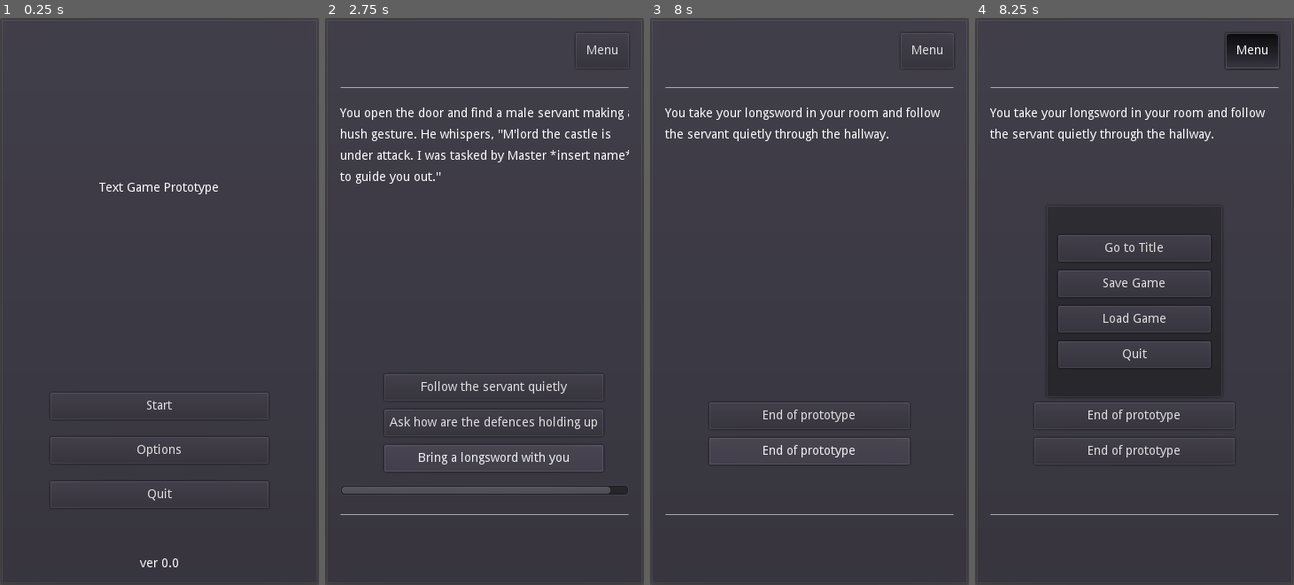
Above: before the commit, frames 1-4 (left to right).
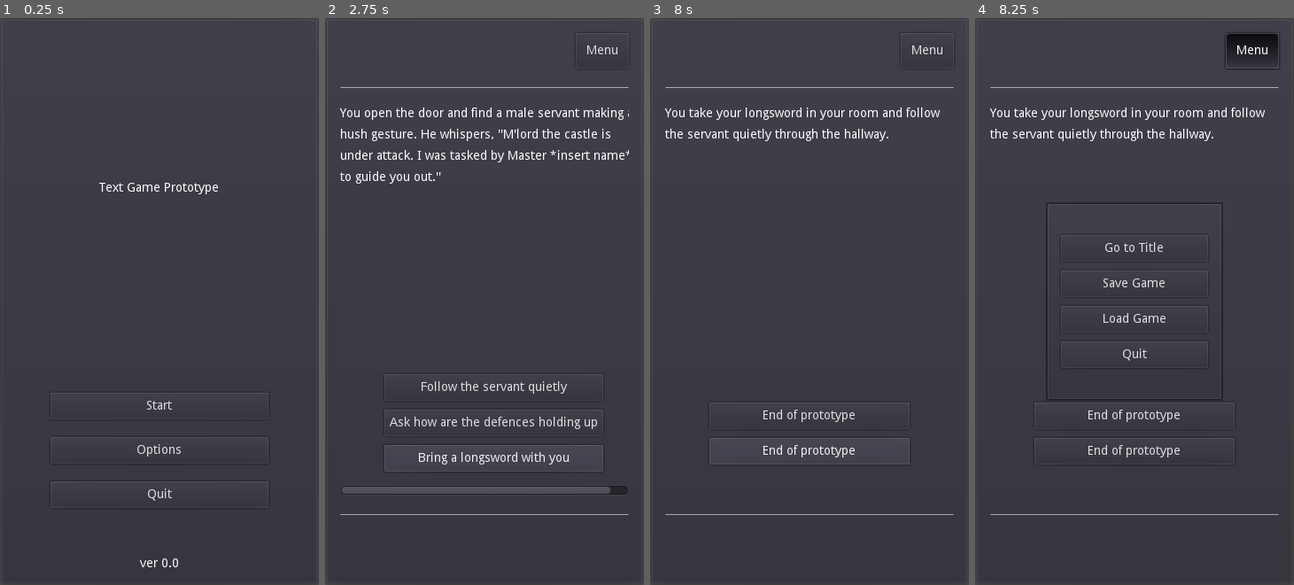
Above: after the commit, the same moments.

Repository: philipuriarte/A-Churchyard-of-Orphans
Game: Godot game, scene res://scenes/main.tscn
Two runs of this game, one before a commit and one after it. Both use one fixed random seed, a clock stepped at 60 frames per second and the inputs below.
Inputs:
- Up to frame 1 (0.25 s): no input
- Up to frame 2 (2.75 s): click "Start" at 0.5 s; click "Continue" at 1.25 s; click "Open the door" at 2 s
- Up to frame 3 (8 s): click "Follow the servant quietly" at 2.75 s; click "End of prototype" at 3.5 s; click "End of prototype" at 4.25 s; click "End of prototype" at 5 s; click "End of prototype" at 5.75 s; click "End of prototype" at 6.5 s; click "End of prototype" at 7.25 s
- Up to frame 4 (8.25 s): click "Menu" at 8 s

Frames 1-3 are identical in both runs. In frame 4, 1.0% of the frame differs, in the area x 22-78%, y 32-68%.

Commit message:
Update popup_menu to have an overlay

Diff:
--- a/scenes/popup_menu.tscn
+++ b/scenes/popup_menu.tscn
@@ -1,67 +1,80 @@
-[gd_scene load_steps=2 format=2]
+[gd_scene load_steps=3 format=2]
 
 [ext_resource path="res://logic/popup_menu.gd" type="Script" id=1]
 
+[sub_resource type="StyleBoxFlat" id=1]
+bg_color = Color( 0, 0, 0, 0.27451 )
+
 [node name="PopupMenu" type="PopupPanel"]
-margin_left = 110.0
-margin_top = 240.0
-margin_right = 310.0
-margin_bottom = 440.0
-script = ExtResource( 1 )
-
-[node name="MenuMargin" type="MarginContainer" parent="."]
+visible = true
 anchor_left = 0.5
 anchor_top = 0.5
 anchor_right = 0.5
 anchor_bottom = 0.5
-margin_left = -96.0
-margin_top = -105.0
-margin_right = 96.0
-margin_bottom = 105.0
-size_flags_horizontal = 3
-size_flags_vertical = 3
+margin_left = -180.0
+margin_top = -320.0
+margin_right = 180.0
+margin_bottom = 320.0
+custom_styles/panel = SubResource( 1 )
+script = ExtResource( 1 )
+
+[node name="MenuScreen" type="PanelContainer" parent="."]
+anchor_left = 0.5
+anchor_top = 0.5
+anchor_right = 0.5
+anchor_bottom = 0.5
+margin_left = -100.0
+margin_top = -112.0
+margin_right = 100.0
+margin_bottom = 112.0
+
+[node name="MenuMargin" type="MarginContainer" parent="MenuScreen"]
+margin_left = 7.0
+margin_top = 7.0
+margin_right = 193.0
+margin_bottom = 217.0
 custom_constants/margin_right = 10
 custom_constants/margin_top = 30
 custom_constants/margin_left = 10
 custom_constants/margin_bottom = 30
 
-[node name="MenuContainer" type="VBoxContainer" parent="MenuMargin"]
+[node name="MenuContainer" type="VBoxContainer" parent="MenuScreen/MenuMargin"]
 margin_left = 10.0
 margin_top = 30.0
-margin_right = 182.0
+margin_right = 176.0
 margin_bottom = 180.0
 custom_constants/separation = 10
 
-[node name="TitleButton" type="Button" parent="MenuMargin/MenuContainer"]
-margin_right = 120.0
-margin_bottom = 25.0
+[node name="TitleButton" type="Button" parent="MenuScreen/MenuMargin/MenuContainer"]
+margin_right = 166.0
+margin_bottom = 30.0
 rect_min_size = Vector2( 0, 30 )
 focus_mode = 0
 text = "Go to Title"
 
-[node name="SaveButton" type="Button" parent="MenuMargin/MenuContainer"]
-margin_top = 35.0
-margin_right = 120.0
-margin_bottom = 60.0
+[node name="SaveButton" type="Button" parent="MenuScreen/MenuMargin/MenuContainer"]
+margin_top = 40.0
+margin_right = 166.0
+margin_bottom = 70.0
 rect_min_size = Vector2( 0, 30 )
 focus_mode = 0
 text = "Save Game"
 
-[node name="LoadButton" type="Button" parent="MenuMargin/MenuContainer"]
-margin_top = 70.0
-margin_right = 120.0
-margin_bottom = 95.0
+[node name="LoadButton" type="Button" parent="MenuScreen/MenuMargin/MenuContainer"]
+margin_top = 80.0
+margin_right = 166.0
+margin_bottom = 110.0
 rect_min_size = Vector2( 0, 30 )
 focus_mode = 0
 text = "Load Game"
 
-[node name="QuitButton" type="Button" parent="MenuMargin/MenuContainer"]
-margin_top = 105.0
-margin_right = 120.0
-margin_bottom = 130.0
+[node name="QuitButton" type="Button" parent="MenuScreen/MenuMargin/MenuContainer"]
+margin_top = 120.0
+margin_right = 166.0
+margin_bottom = 150.0
 rect_min_size = Vector2( 0, 30 )
 focus_mode = 0
 text = "Quit"
 
-[connection signal="pressed" from="MenuMargin/MenuContainer/TitleButton" to="." method="_on_TitleButton_pressed"]
-[connection signal="pressed" from="MenuMargin/MenuContainer/QuitButton" to="." method="_on_QuitButton_pressed"]
+[connection signal="pressed" from="MenuScreen/MenuMargin/MenuContainer/TitleButton" to="." method="_on_TitleButton_pressed"]
+[connection signal="pressed" from="MenuScreen/MenuMargin/MenuContainer/QuitButton" to="." method="_on_QuitButton_pressed"]
